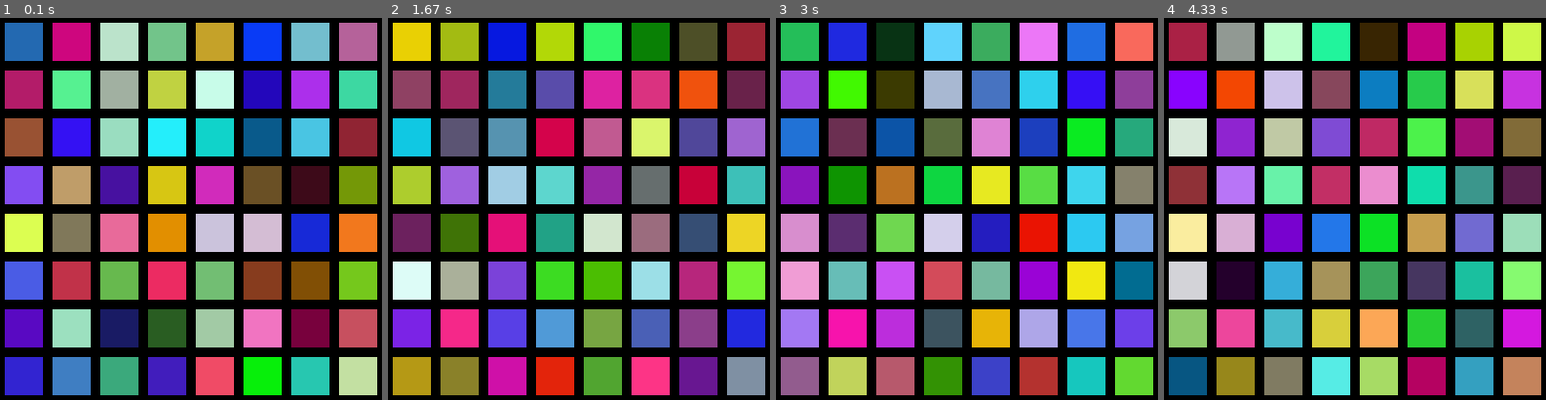
Above: before the commit, frames 1-4 (left to right).
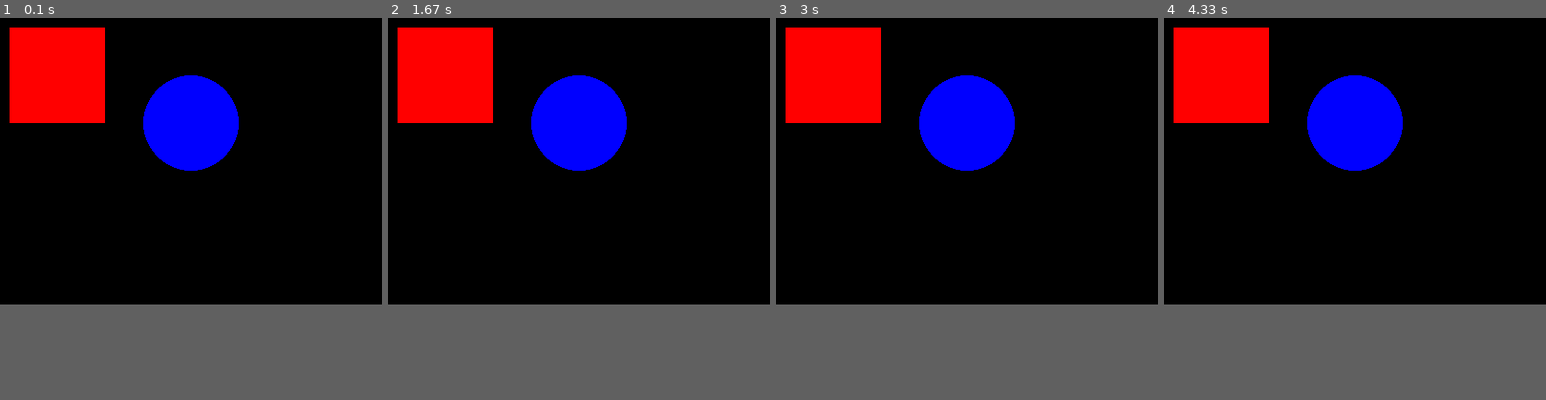
Above: after the commit, the same moments.

Repository: dcbriccetti/python-lessons
Game: pygame game, started from SimplePygame/shapes.py
Same seed, same stepped clock (60 frames per second), same inputs: the game is played once before the commit and once after it.
Inputs:
- Up to frame 1 (0.1 s): no input
- Up to frame 2 (1.67 s): no input
- Up to frame 3 (3 s): no input
- Up to frame 4 (4.33 s): no input
In our replay, the window is 400x400 before the commit and 400x300 after it. These sizes can differ from the game's own. Grey fills any space a smaller window leaves; there, only what the larger window draws over its background counts as a difference.

The runs differ from the first frame. In frame 1, 68% of the frame differs, in the area x 1-99%, y 1-99%; in frame 2, 68%; in frame 3, 68%; in frame 4, 68%.

Commit message:
Revert to simpler version

Diff:
--- a/SimplePygame/shapes.py
+++ b/SimplePygame/shapes.py
@@ -1,26 +1,16 @@
 import pygame
-from time import sleep
-from random import randint
 from pygame.locals import *
 
-def rc():
-    return randint(0, 255)
-
 pygame.init()
-screen = pygame.display.set_mode((400, 400), 0)
+screen = pygame.display.set_mode((400, 300), 0)
+screen.fill(Color('black'))
+pygame.draw.rect(screen, Color('red'), Rect(10, 10, 100, 100))
+pygame.draw.circle(screen, Color('blue'), (200, 110), 50)
+pygame.display.flip()
 
 loop = True
 while loop:
-    screen.fill(Color('black'))
-    for x in range(0, 400, 50):
-        for y in range(0, 400, 50):
-            pygame.draw.rect(screen,
-                Color(rc(), rc(), rc()), Rect(x + 5, y + 5, 40, 40))
-
-    pygame.display.flip()
-    sleep(.1)
-
-    event = pygame.event.poll()
+    event = pygame.event.wait()
     if event.type == QUIT or (event.type == KEYDOWN and event.key == K_ESCAPE):
         loop = False
 
